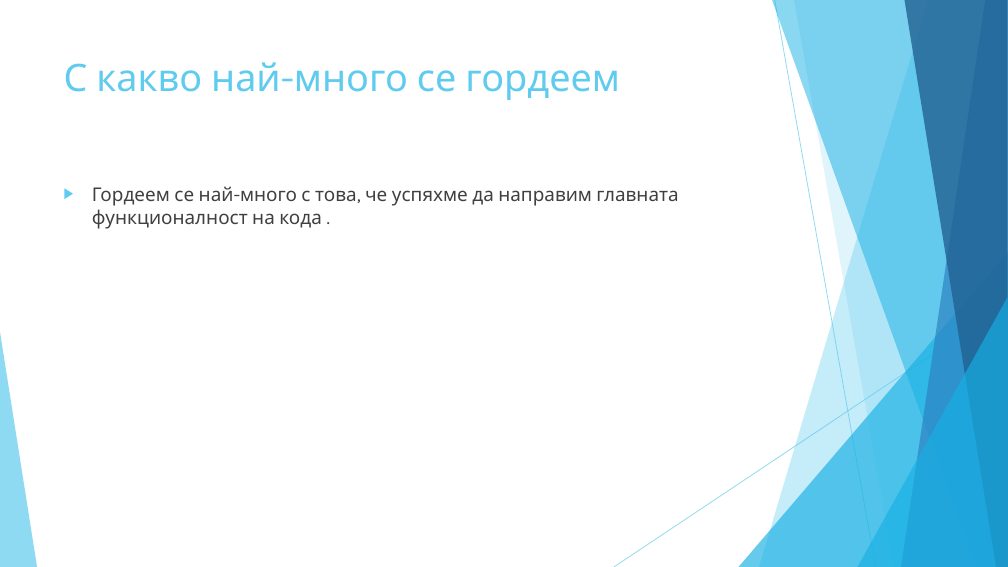
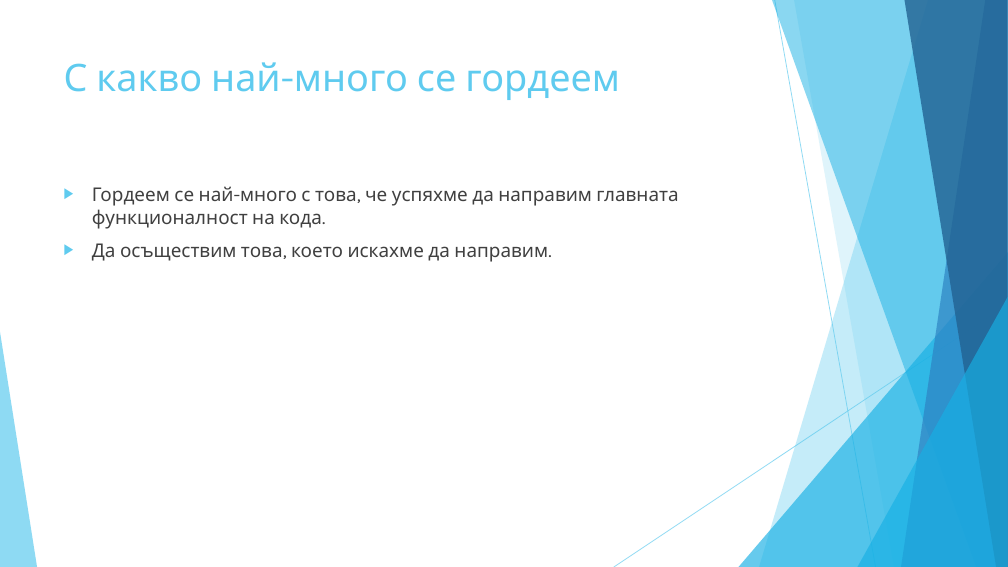
Before and after one commit to Vladikolev0321/Coctail-machine, a slide deck: slide 9 of презентация.pptx (slide 8 before the commit). Drawn at 1008x567 pixels with LibreOffice and Linux fonts; fonts in the diff are those of the drawing. Boxes give left, top, right and bottom in pixels: in the first picture for what was removed or moved away, otherwise in the second. Text is boxed around its words. In the diff, an @@ line names an element or a change of style, - is before the commit and + after.

```diff
--- a/презентация.pptx
+++ b/презентация.pptx
@@ text at (x1=92, y1=186, x2=678, y2=262): text changed @@
-▶ Гордеем се най-много с това, че успяхме да направим главната функционалност на кода .
+▶ Гордеем се най-много с това, че успяхме да направим главната функционалност на кода.
+▶ Да осъществим това, което искахме да направим.
```
Also in this commit, not shown: 1 other slide changed, 1 slide added, 1 other file.
